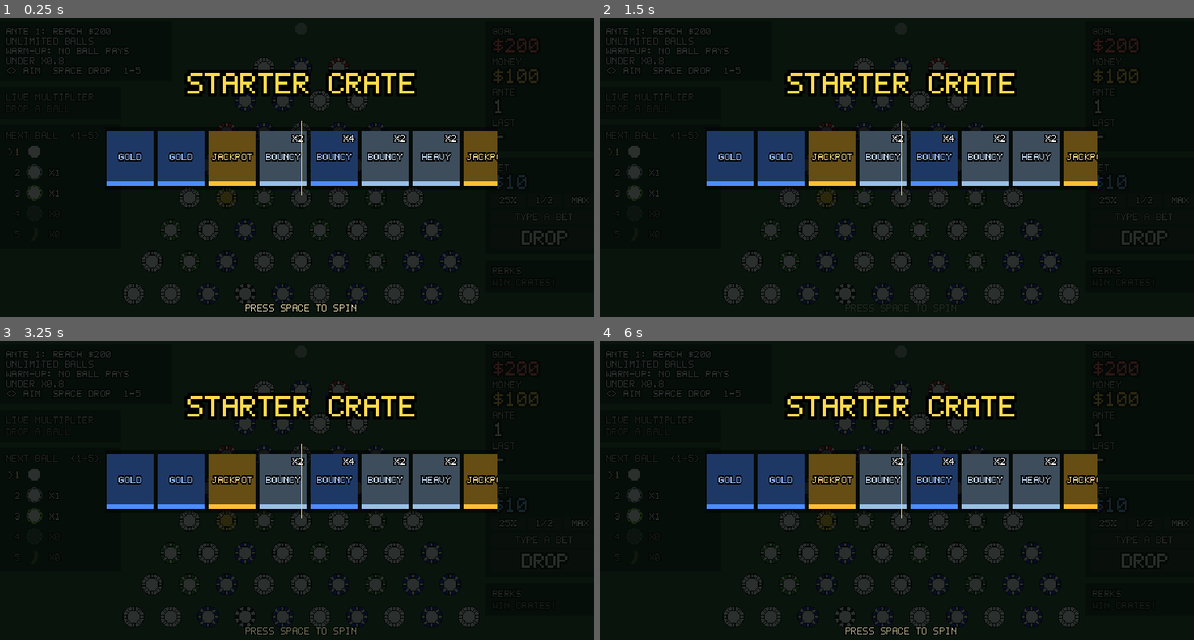
Above: before the commit, frames 1-4 (two rows, left to right).
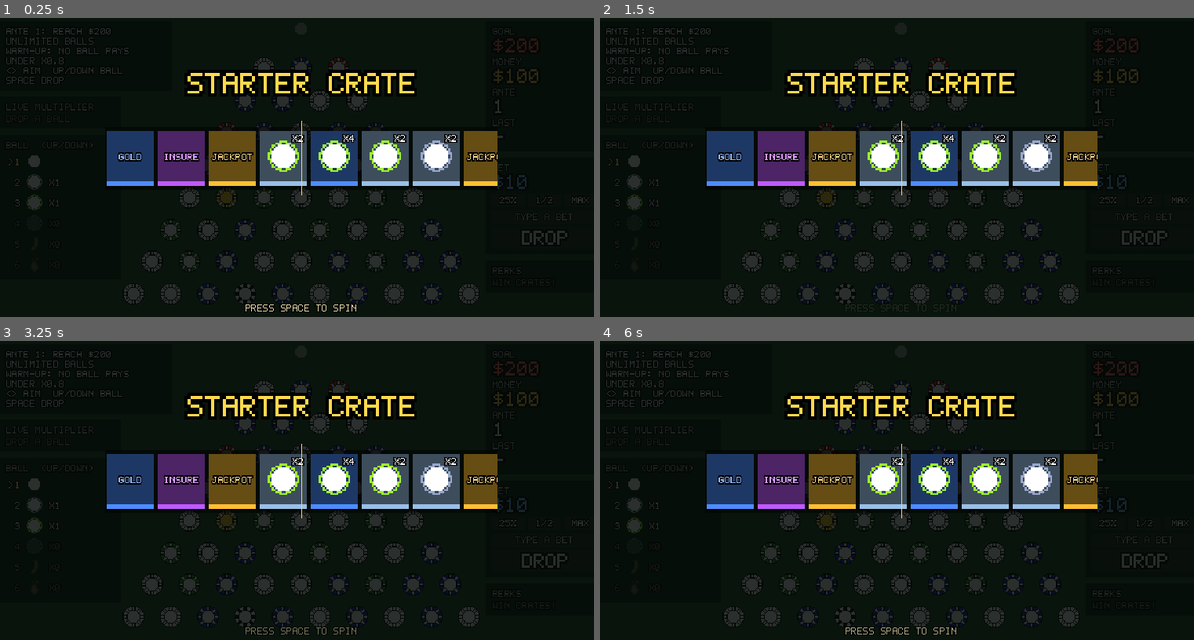
Above: after the commit, the same moments.

Repository: S0humm/bounce-house
Game: Godot game, scene res://scenes/board.tscn
Two runs of this game, one before a commit and one after it. Both use one fixed random seed, a clock stepped at 60 frames per second and the inputs below.
Inputs (mouse positions are in pixels of both pictures, inside the frame that each line leads up to):
- Up to frame 1 (0.25 s): no input
- Up to frame 2 (1.5 s): click (659, 152) at 0.52 s; click (659, 161) at 1.27 s
- Up to frame 3 (3.25 s): click (59, 496) at 2.02 s; click (59, 505) at 2.77 s
- Up to frame 4 (6 s): click (659, 514) at 3.52 s; click (659, 526) at 4.27 s; click (659, 535) at 5.02 s; click (659, 547) at 5.77 s

The runs differ from the first frame. In frame 1, 3.9% of the frame differs, in the area x 1-77%, y 16-65%; in frame 2, 3.9%; in frame 3, 3.9%; in frame 4, 3.9%.

Commit message:
fire ball, ball icons in crate, up/down picks ball

Diff:
--- a/scripts/ball.gd
+++ b/scripts/ball.gd
@@ -12,12 +12,14 @@
 #   bouncy: springs around and gets +0.03 extra on every hit
 #   ghost:  floats straight through skulls
 #   banana: Gros Michel, a banana you drop; +x0.50 when it lands (added by the board)
+#   fire:   x2 when it lands, but only if it never touches a skull (a skull puts it out)
 const TYPES := {
 	"normal": {"gravity": 0.7,  "bounce": 0.8,  "friction": 0.01, "mass": 1.0, "gain": 1.0, "max_speed": 420.0, "ring": Color(0, 0, 0, 0)},
 	"heavy":  {"gravity": 1.1,  "bounce": 0.3,  "friction": 0.3, "mass": 4.0, "gain": 2.0, "max_speed": 480.0, "ring": Color(0.6, 0.66, 0.8)},
 	"bouncy": {"gravity": 0.55, "bounce": 0.9,  "friction": 0.0, "mass": 0.8, "gain": 1.0, "max_speed": 230.0, "ring": Color(0.62, 0.95, 0.2)},
 	"ghost":  {"gravity": 0.7,  "bounce": 0.8,  "friction": 0.01, "mass": 1.0, "gain": 1.0, "max_speed": 420.0, "ring": Color(0.55, 0.95, 1.0)},
 	"banana": {"gravity": 0.7,  "bounce": 0.7,  "friction": 0.05, "mass": 1.0, "gain": 1.0, "max_speed": 420.0, "ring": Color(0, 0, 0, 0)},
+	"fire":   {"gravity": 0.7,  "bounce": 0.8,  "friction": 0.01, "mass": 1.0, "gain": 1.0, "max_speed": 420.0, "ring": Color(0, 0, 0, 0)},
 }
 const BOUNCY_BONUS := 0.03
 const MIN_MULT := -3.0   # floor, so one cursed ball can't wipe out your whole bankroll
@@ -46,6 +48,8 @@
 var bonus := 0.0      # running multiplier, starts at x0.00
 var hits := 0         # chips touched so far (drives the rising pitch)
 var tier := 0
+var extinguished := false   # fire balls: hit a skull, lost their x2
+var flicker := 0.0
 var ring: Sprite2D
 
 # Call before adding the ball to the scene
@@ -73,6 +77,9 @@
 		$Sprite2D.texture = art
 		$Sprite2D.scale = Vector2.ONE * (20.0 / art.get_height())
 		$Sprite2D.texture_filter = CanvasItem.TEXTURE_FILTER_LINEAR
+	elif ball_type == "fire":
+		$Sprite2D.texture = load("res://art/icons/fire.png")
+		$Sprite2D.offset = Vector2(0, -5)   # flame rises above the round hitbox
 	elif ball_type != "normal":
 		ring = Sprite2D.new()
 		ring.texture = _ring_texture()
@@ -107,6 +114,10 @@
 		"black":
 			# A skull takes half the multiplier away
 			bonus -= absf(bonus) * black_cut
+			if ball_type == "fire" and not extinguished:
+				extinguished = true   # the flame goes out: back to a plain ball, no x2
+				$Sprite2D.texture = load("res://art/ball.png")
+				$Sprite2D.offset = Vector2.ZERO
 		"add":
 			bonus += (info["add"] + gold_add) * gain_mult
 	if ball_type == "bouncy":
@@ -133,8 +144,8 @@
 
 func update_look() -> void:
 	var col := tier_color()
-	if ball_type == "banana":
-		return   # bananas keep their own colors
+	if ball_type == "banana" or (ball_type == "fire" and not extinguished):
+		return   # bananas and live flames keep their own colors
 	$Sprite2D.modulate = col
 
 # Keep every ball under its top speed so nothing rockets off the board
@@ -147,6 +158,11 @@
 	age += delta
 	if ball_type == "banana":
 		$Sprite2D.rotation += linear_velocity.x * delta * 0.05   # tumbles as it falls
+	elif ball_type == "fire" and not extinguished:
+		flicker += delta
+		if flicker > 0.12:
+			flicker = 0.0
+			$Sprite2D.flip_h = not $Sprite2D.flip_h   # simple two-frame flicker
 	# Hard limit: no ball lives forever
 	if age > max_lifetime or position.y > 400.0 or position.y < -100.0:
 		queue_free()
--- /dev/null
+++ b/scripts/ball_icons.gd
@@ -0,0 +1,49 @@
+extends RefCounted
+## Picture of each ball type, shared by the NEXT BALL picker, the drop preview and the crate.
+
+const RING := {"heavy": Color(0.6, 0.66, 0.8), "bouncy": Color(0.62, 0.95, 0.2), "ghost": Color(0.55, 0.95, 1.0)}
+const ART := {"banana": "res://art/icons/banana.png", "fire": "res://art/icons/fire.png"}
+
+static var _cache := {}
+
+static func icon(type: String) -> Texture2D:
+	if _cache.has(type):
+		return _cache[type]
+	var tex: Texture2D
+	if ART.has(type):
+		tex = load(ART[type])   # hand-drawn art
+	else:
+		var img := Image.create(16, 16, false, Image.FORMAT_RGBA8)
+		img.fill(Color(0, 0, 0, 0))
+		var core: Image = (load("res://art/ball.png") as Texture2D).get_image()
+		core.convert(Image.FORMAT_RGBA8)
+		if type == "ghost":
+			for y in core.get_height():
+				for x in core.get_width():
+					var c := core.get_pixel(x, y)
+					c.a *= 0.55
+					core.set_pixel(x, y, c)
+		img.blend_rect(core, Rect2i(Vector2i.ZERO, core.get_size()), Vector2i(2, 2))
+		var ring: Color = RING.get(type, Color(0, 0, 0, 0))
+		if ring.a > 0.0:
+			for y in 16:
+				for x in 16:
+					var r := Vector2(x + 0.5 - 8.0, y + 0.5 - 8.0).length()
+					if r > 6.6 and r <= 7.8:
+						img.set_pixel(x, y, ring)
+		tex = ImageTexture.create_from_image(img)
+	_cache[type] = tex
+	return tex
+
+# A TextureRect that shows the icon fitted into a box: crisp when it's small pixel art
+static func rect(type: String, box: int) -> TextureRect:
+	var tex := icon(type)
+	var r := TextureRect.new()
+	r.texture = tex
+	r.expand_mode = TextureRect.EXPAND_IGNORE_SIZE
+	r.stretch_mode = TextureRect.STRETCH_KEEP_ASPECT_CENTERED
+	r.size = Vector2(box, box)
+	r.mouse_filter = Control.MOUSE_FILTER_IGNORE
+	var fits_whole := box % maxi(tex.get_width(), tex.get_height()) == 0
+	r.texture_filter = CanvasItem.TEXTURE_FILTER_NEAREST if fits_whole else CanvasItem.TEXTURE_FILTER_LINEAR
+	return r
--- a/scripts/board.gd
+++ b/scripts/board.gd
@@ -8,12 +8,12 @@
 const Chips := preload("res://scripts/chips.gd")
 const Upgrades := preload("res://scripts/upgrades.gd")
 const Fmt := preload("res://scripts/fmt.gd")
+const BallIcons := preload("res://scripts/ball_icons.gd")
 
 const MIN_BET := 5
-const BALL_KEYS := ["normal", "heavy", "bouncy", "ghost", "banana"]   # keys 1-5
-const BALL_NAMES := {"normal": "NORMAL", "heavy": "HEAVY", "bouncy": "BOUNCY", "ghost": "GHOST", "banana": "GROS MICHEL"}
-const BALL_RING := {"heavy": Color(0.6, 0.66, 0.8), "bouncy": Color(0.62, 0.95, 0.2), "ghost": Color(0.55, 0.95, 1.0)}
-const BALL_TAGS := {"normal": "", "heavy": "H ", "bouncy": "B ", "ghost": "G ", "banana": "M "}
+const BALL_KEYS := ["normal", "heavy", "bouncy", "ghost", "banana", "fire"]   # keys 1-6, or up/down
+const BALL_NAMES := {"normal": "NORMAL", "heavy": "HEAVY", "bouncy": "BOUNCY", "ghost": "GHOST", "banana": "GROS MICHEL", "fire": "FIRE"}
+const BALL_TAGS := {"normal": "", "heavy": "H ", "bouncy": "B ", "ghost": "G ", "banana": "M ", "fire": "F "}
 const LIVE_ROWS := 5
 
 # Colors
@@ -48,7 +48,6 @@
 var ball_labels := {}       # NEXT BALL rows: ">1" key labels
 var ball_counts := {}       # ...the "X8" counts
 var ball_icon_rects := {}   # ...and the ball pictures
-var icon_cache := {}
 var drop_x := 320.0         # where the next ball drops (aim with the arrow keys)
 var preview: Sprite2D       # see-through copy of the next ball at the drop point
 const AIM_SPEED := 200.0
@@ -69,7 +68,7 @@
 var ante_over := false
 var goal_announced := false
 var crate_open := false
-var inventory := {"heavy": 0, "bouncy": 0, "ghost": 0, "banana": 0}   # special balls you own
+var inventory := {"heavy": 0, "bouncy": 0, "ghost": 0, "banana": 0, "fire": 0}   # special balls you own
 var perks := {}                                            # upgrade id -> stacks
 var pity := 0                                              # crates in a row without epic+
 var selected := "normal"
@@ -105,7 +104,7 @@
 	bet = 10
 	ante = 1
 	busted = false
-	inventory = {"heavy": 1, "bouncy": 1, "ghost": 0, "banana": 0}
+	inventory = {"heavy": 1, "bouncy": 1, "ghost": 0, "banana": 0, "fire": 0}
 	perks = {}
 	pity = 0
 	selected = "normal"
@@ -124,7 +123,7 @@
 	var warn := "\nWARM-UP: NO BALL PAYS\nUNDER X0.8"
 	if ante > EASY_ANTES:
 		warn = "\nMORE SKULLS, LESS GOLD."
-	message_label.text = "ANTE %d: REACH %s\nUNLIMITED BALLS%s\n<> AIM  SPACE DROP  1-5" % [ante, Fmt.money(quota), warn]
+	message_label.text = "ANTE %d: REACH %s\nUNLIMITED BALLS%s\n<> AIM  UP/DOWN BALL\nSPACE DROP" % [ante, Fmt.money(quota), warn]
 	update_status()
 
 func check_ante_end() -> void:
@@ -183,6 +182,7 @@
 const EASY_FLOOR := 0.8          # warm-up: no ball pays under this
 const INSURE_FLOOR := 0.5        # Insurance perk: no ball pays under this
 const BANANA_BONUS := 0.5        # Gros Michel (banana ball): added to its multiplier when it lands
+const FIRE_MULT := 2.0           # Fire ball: multiplier is doubled on landing if it never touched a skull
 const SKULLS_AT_ANTE_4 := 5      # skulls on the first hard ante...
 const SKULLS_PER_ANTE := 2       # ...plus this many more every ante after
 const MAX_SKULLS := 22           # (the board has 52 chips)
@@ -363,6 +363,9 @@
 	var ball_bet: int = body.get_meta("bet", 0)
 	var mult: float = body.get_multiplier()
 	var notes := []
+	if body.ball_type == "fire" and not body.extinguished:
+		mult *= FIRE_MULT
+		notes.append("FIRE X2")
 	if body.ball_type == "banana":
 		mult += BANANA_BONUS
 		notes.append("GROS MICHEL")
@@ -414,11 +417,27 @@
 				select_ball("ghost")
 			KEY_5:
 				select_ball("banana")
+			KEY_6:
+				select_ball("fire")
+			KEY_UP:
+				cycle_ball(-1)
+			KEY_DOWN:
+				cycle_ball(1)
 			KEY_M:
 				fx.toggle_mute()
 			KEY_R:
 				if busted:
 					start_run()
+
+# Up/down: move to the previous/next ball type you actually have
+func cycle_ball(dir: int) -> void:
+	var i := BALL_KEYS.find(selected)
+	for step in BALL_KEYS.size():
+		i = posmod(i + dir, BALL_KEYS.size())
+		var type: String = BALL_KEYS[i]
+		if type == "normal" or inventory[type] > 0:
+			select_ball(type)
+			return
 
 func select_ball(type: String) -> void:
 	if type != "normal" and inventory[type] <= 0:
@@ -441,7 +460,9 @@
 			var w := get_viewport_rect().size.x
 			drop_x = clampf(drop_x + dir * AIM_SPEED * delta, AIM_MARGIN, w - AIM_MARGIN)
 	preview.position = Vector2(roundf(drop_x), 20)
-	preview.texture = ball_icon(selected)
+	var tex := BallIcons.icon(selected)
+	preview.texture = tex
+	preview.scale = Vector2.ONE * minf(1.0, 16.0 / maxf(tex.get_width(), tex.get_height()))
 	preview.visible = not busted and not ante_over
 	# Money counts up toward its real value, ticking like a slot machine payout
 	var target := float(money)
@@ -463,6 +484,9 @@
 
 func _on_chip_hit(ball: RigidBody2D, peg: Node, chip: String, gain: float) -> void:
 	fx.chip_hit(chip, ball.global_position, gain, ball.hits - 1)
+	if chip == "black" and ball.ball_type == "fire" and not ball.get_meta("fizzle_shown", false):
+		ball.set_meta("fizzle_shown", true)
+		fx.popup(ball.global_position + Vector2(0, -28), "FIZZLED!", Color(1.0, 0.6, 0.3))
 	var i := live_balls.find(ball)
 	if i >= 0 and i < live_labels.size():
 		pulse(live_labels[i], Color(1.6, 0.5, 0.5) if gain < 0.0 else Color(1.5, 1.5, 1.5))
@@ -577,16 +601,14 @@
 		live_box.add_child(row)
 		live_labels.append(row)
 
-	var ball_box := add_box(make_panel(left, 124), "NEXT BALL  (1-5)")
+	var ball_box := add_box(make_panel(left, 124), "BALL  (UP/DOWN)")
 	for type in BALL_KEYS:
 		var b := make_button(ball_box, "", 1, 112, 18, select_ball.bind(type), true)
 		var key_label: Control = b.get_meta("label")
 		key_label.position = Vector2(3, 5)
 		ball_labels[type] = key_label
-		var icon := TextureRect.new()
-		icon.texture = ball_icon(type)
+		var icon := BallIcons.rect(type, 16)
 		icon.position = Vector2(22, 1)
-		icon.mouse_filter = Control.MOUSE_FILTER_IGNORE
 		b.add_child(icon)
 		ball_icon_rects[type] = icon
 		var count := PixelLabel.new()
@@ -722,37 +744,6 @@
 		ball_counts[type].self_modulate = col
 		ball_icon_rects[type].modulate = Color(1, 1, 1, 0.35) if col == DIM else Color.WHITE
 
-# 16x16 picture of each ball type, the same art the real balls use
-func ball_icon(type: String) -> Texture2D:
-	if icon_cache.has(type):
-		return icon_cache[type]
-	var img := Image.create(16, 16, false, Image.FORMAT_RGBA8)
-	img.fill(Color(0, 0, 0, 0))
-	if type == "banana":
-		var art: Image = (load("res://art/icons/banana.png") as Texture2D).get_image()
-		art.convert(Image.FORMAT_RGBA8)
-		art.resize(16, 16, Image.INTERPOLATE_BILINEAR)
-		img = art
-	else:
-		var core: Image = (load("res://art/ball.png") as Texture2D).get_image()
-		core.convert(Image.FORMAT_RGBA8)
-		if type == "ghost":
-			for y in core.get_height():
-				for x in core.get_width():
-					var c := core.get_pixel(x, y)
-					c.a *= 0.55
-					core.set_pixel(x, y, c)
-		img.blend_rect(core, Rect2i(Vector2i.ZERO, core.get_size()), Vector2i(2, 2))
-		var ring_col: Color = BALL_RING.get(type, Color(0, 0, 0, 0))
-		if ring_col.a > 0.0:
-			for y in 16:
-				for x in 16:
-					var r := Vector2(x + 0.5 - 8.0, y + 0.5 - 8.0).length()
-					if r > 6.6 and r <= 7.8:
-						img.set_pixel(x, y, ring_col)
-	icon_cache[type] = ImageTexture.create_from_image(img)
-	return icon_cache[type]
-
 func update_perk_panel() -> void:
 	if perk_box == null:
 		return
--- a/scripts/crate.gd
+++ b/scripts/crate.gd
@@ -7,6 +7,7 @@
 
 const Upgrades := preload("res://scripts/upgrades.gd")
 const PixelLabel := preload("res://scripts/pixel_label.gd")
+const BallIcons := preload("res://scripts/ball_icons.gd")
 
 const TILE := 52          # distance between tiles on the strip
 const TILE_W := 48
@@ -108,7 +109,11 @@
 	band.color = col
 	tile.add_child(band)
 	var tex := Upgrades.icon_texture(id)
-	if tex:
+	if it["kind"] == "ball":
+		var pic := BallIcons.rect(it["ball"], 32)   # the actual ball you get
+		pic.position = Vector2((TILE_W - 32) / 2.0, 10)
+		tile.add_child(pic)
+	elif tex:
 		var icon := TextureRect.new()
 		icon.texture = tex
 		# Small pixel icons stay crisp; bigger hand-drawn art is scaled down smoothly
--- a/scripts/upgrades.gd
+++ b/scripts/upgrades.gd
@@ -21,6 +21,7 @@
 	"lucky":   {"kind": "perk", "max": 3, "rarity": "rare",      "icon": "lucky",   "short": "LUCKY",  "name": "LUCKY CHARM",  "desc": "SKULLS TAKE 10%\nLESS EACH."},
 	"gold":    {"kind": "perk", "max": 5, "rarity": "rare",      "icon": "gold",    "short": "GOLD",   "name": "GOLD PLATING", "desc": "+0.01 ON EVERY\nGOOD CHIP."},
 	"insure":  {"kind": "perk", "max": 1, "rarity": "epic",      "icon": "insure",  "short": "INSURE", "name": "INSURANCE",    "desc": "BALLS NEVER PAY\nBELOW X0.5."},
+	"fire2":   {"kind": "ball", "ball": "fire", "count": 2, "rarity": "epic", "icon": "fire", "short": "FIRE", "name": "2 FIRE BALLS", "desc": "X2 WHEN IT LANDS IF\nIT NEVER HITS A SKULL."},
 	"banana2": {"kind": "ball", "ball": "banana", "count": 2, "rarity": "epic", "icon": "banana", "short": "BANANA", "name": "2 GROS MICHELS", "desc": "A BANANA YOU DROP.\n+X0.50 WHEN IT LANDS."},
 	"jackpot": {"kind": "perk", "max": 1, "rarity": "legendary", "icon": "jackpot", "short": "JACKPOT","name": "JACKPOT",      "desc": "EVERY WIN\nPAYS DOUBLE."},
 }
Binary file added: art/icons/fire.png
Not shown, added: scripts/ball_icons.gd.uid
